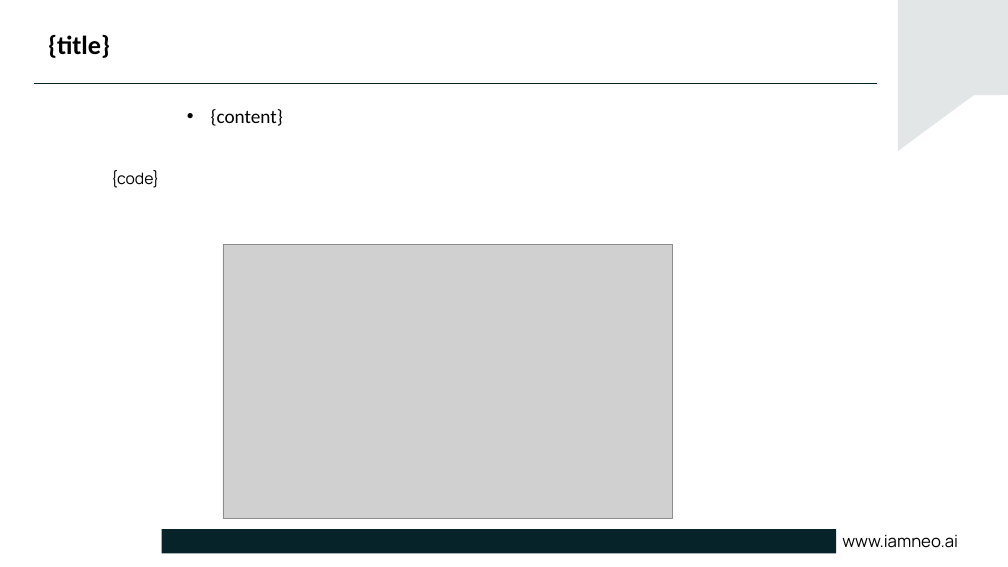
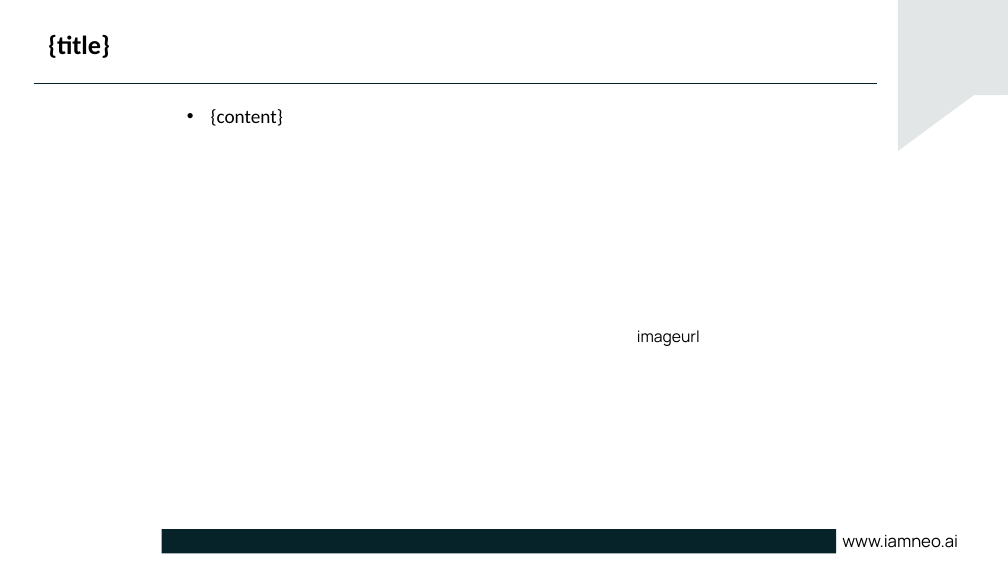
Before and after one commit to DivakarSathees/PptxGenerator-python, a slide deck: slide 2 of template_iamneo.pptx. Drawn at 1008x567 pixels with LibreOffice and Linux fonts; fonts in the diff are those of the drawing; grey boxes stand for pictures; background and template pictures are left out. Boxes give left, top, right and bottom in pixels: in the first picture for what was removed or moved away, otherwise in the second. Text is boxed around its words. In the diff, an @@ line names an element or a change of style, - is before the commit and + after.

```diff
--- a/template_iamneo.pptx
+++ b/template_iamneo.pptx
@@ text removed at box(111, 170, 159, 188) @@
-{code}
@@ picture removed at box(223, 244, 672, 518) @@
@@ text added at box(637, 330, 700, 346), 18 pt, text #000000 @@
+imageurl
```
Also in this commit, not shown: 1 other slide changed, 7 slides removed, 11 other files.
